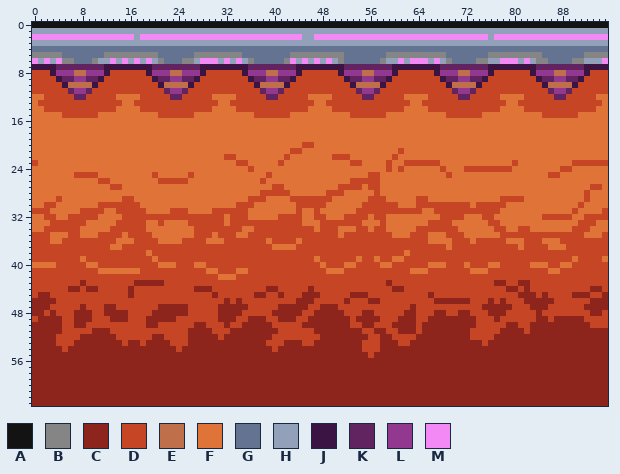
Sprite sheet, stored at новый-игровой-проект/Sprites/Levels/Train/Background/Rails.png. Above: the version before the commit.
The file is 96x64 pixels.
Palette (. is transparent): A #131313  B #858585  C #8e251d  D #c64524  E #bf6f4a  F #e07438  G #657392  H #92a1b9  J #3b1443  K #622461  L #93388f  M #f389f5
After the commit:
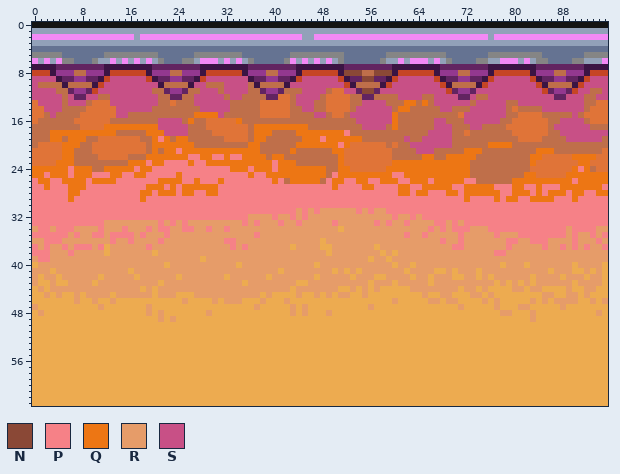
Colours new in this view: N #8a4836  P #f68187  Q #ed7614  R #e69c69  S #c85086
Difference:
colour C: #8e251d -> #edab50
Changed rows in their new state; - is a pixel that keeps its letter.
first column x 0:
 8 ----------------------------------------------------NNN--NNN------------------------------------
 9 SSSS---------SSSSSS----------SSSSSSS---------SSSSSS----NN----SSSSSS----------SSSSSS----------SSS
10 SEEEE-------SSSSSSSSS------SSEEESSSSE------SSSSSSSSS--------SSSSSSSS--------SSSSSSSS--------SSSS
11 SSSSEE-----SSSSSSSSSEE----EESSSESSSSEE----EEESSSSEFFSS-NN-SSSSSSSSSSS-----SSSSSSSSSSS------SSEES
12 SSSSSES--SSEESSSSSSSSEE--EESSSSSESSEEEE--FFESSSSE-FFFEE--EEEESSSSEESSSS--SEESSSSSSSSSSS--SSSEESS
13 -SSSSESSSEFFFSSSSSSSSEEFEEESSSSSSEEEEEFFFFFESSSEEFFFFEESSSSEEEQQEQESSSSSSESSSSSEESSSSSSSSSSSEEF-
14 --SSSEEEEFFFFFSSSSSSEEEEEEEESSSSSEEEEEFFFFFEESSEE-FFFESSSSSSEQQEEEEESSEEESSSSSSE-EEEESSSSSSSEF--
15 --ESEEEEFFF---SSEEEEEEEEEEEQQQQSEEEEEEFFFFFEEEESSE--ESSSSSSSQEEEEEEEEEEFSSSSSSSEE----EEEEESE----
16 -EEEEEE------EEEEEEEESSSSEQEE-----QEEEEEEEEEEEEEEEEEEESSSSSSQEEEEEESSEEESSSSSSEE------EESSSSE---
17 EEEEEEEE----QQQQQQQQQSSSSSEEE-------EQQQQQQQQQEEEEEEEEESSSSEQEEEEEESSSEEESSEEEE-------ESSSSSSEEE
18 EEEQQQQQQQQQQQEEEEEQQQSSSSEEEE------EQQQEEEEQQQQQQQQPEEEEEEEEEEEEESSSSEE-EEEEEEE------EESSSSSSSS
19 EEEQQEQQQEE-------EEQPQEQQEEEEEE----EQQEEEEEEQQQPQQQQQQEEEEEEESEESSSSSEEEEEEEEEEE----EEEESSSSSSE
20 E----QQQEE---------EQQQQQQQEEEEEEEEEQQEEEEEEQQQQQQQPQ------E-EESSSSSSSEEEEEEQQQQEEEEEEEEEEEEEEEE
21 -----QQEEE---------EQEQQPQQQQQQQQQQQQQEEEEEQEEEEEEQQ--------EEEESSSEEEEEQQQEEEEEEEEEQQQEEEEEEEE-
22 -----QQEEEE-----EEEQQQQQQQPPQQPPQPPQQQQEQQEEEEEEEEEQF-------EEEEEQQEEQQQQQEEEEEEEEEQQ-----QQQQ--
23 F---QQQEEEEEEEEEQQQPQQPPPPQPPQQQQQQQQQQQPQQQEEEEEEEQ-FF----FQQQQQQQQQQQQQEEEEEEEEEEQ------FQQFFF
24 QQQQQQPQQQEEQQQQQPQQPPPPPPPPPPPPPQQQPQQQPQQQQQQQQEEQQ------QQQQQQQQQQQQQQEEEEEEEEEE-----FFQPQE--
25 QQPQQQPQQQPPPQQPPQQPPPPPQPPPPPPPPPPPQPPQQQQQQQQQQEPQQQQQQQQQPPQQQQQQQQQQQEEEEEEEEEQQ--FF-QQQQQQQ
26 PQQPPQQQQPQQQQPPPPPPPQQQQPPQPPPQPPPPPPPPQPEQQQQQEPQQPPQQPPQQQPPQQQPQQQQQPPEEEEEEQQQQQQQQQQPQQQQQ
27 PPQPPPQQQPPPPPPPPPPQQQPQPQQQQQQPPPPPPPPPPPPPPPPPPPQPPPPQQPPPPQQPPQQQQQPPQQQQQPPPQQPPQPPPQQQQQQQP
28 PPPPPPQQPPPPPPPPPPQQPQQQPQQPPQQPPPPPPPPPPPPPPPPPPPPPPPPPPPPPPQQPQQPPPQQPQQQQQQPPQQQPQPQQQPQQPPQQ
29 PPPPPPQPPPPPPPPPPPQPPPPPPPPPPPPPPPPPPPPPPPPPPPPPPPPPPPPPPPPPPPPPPPPPPPPPQPPPPQPQQPPQQQQPPPQPPPPP
30 PPPPPPPPPPPPPPPPPPPPPPPPPPPPPPPPPPPPPPPPPPPPPPPPPPPPPPPPPPPPPPPPPPPPPPPPPPPPPPPPPPPPPPPPPPPPPPPP
31 PPPPPPPPPPPPPPPPPPPPPPPPPPPPPPPPPPPPPPPPPPPPRPRPRRRRRRPRPRRPPPPPPPPPPPPPPPPPPPPPPPPPPPPPPPPPPPPP
32 PPPPPPPPPPPPPPPPPPPPPPPPPPPPPPPPPPPPRRRRPRRPRPRRRRRRRRRRRRRRPRRPRPPPPPPPPPPPPPPPPPPPPPPPPPPPPPPP
33 PPPPPPPPPPPPRRRRRRRRRPRPRPRRRRRRRRRPRPRRRPRRPRRRRRPRRRRRRPRPRRPRRRRPPRPRPPPPPPPPPPPPPPPPPPPPPPPP
34 RPPRPPPRRRRPRRRPRRRPRPPRRPPRRPRRPRRRRRRRRRRRRRRRRRRCRRRRRRRRRRRRRRPRPRPPPRRRPPPPPPPPPPPPPRPPPPRR
35 PPPPPPRPRRPPRPPPPRPRRRPRRRRRRRRRRRRRRPRRRRRRRRRRRRRRRRRRRRRRRRPRRPRRRRRPRRRRRPRRRPPPPPPPPRPRRPRP
36 RRPPPRRRRRRRRPRRPRRRRPRRRRRRRRRRPPRRRRRRRRRRRRRRCRRRRRRRRRRRRRRRRRRRPRRPRRRRRRRPPRRPPPRRRRPRRRPR
37 PRPRRPRPPPRPCRRRRRRPRRRRRRRRRRRRRPRPRRRRRRRCRRRRCCRRRRRRRCRRRRRRRRRRRRPPRRRRRRRPRRRRRPRRPRPRPRRP
38 PPPRRRPRRRRRCRRRRRRRCRRRRRRRRRRRRRRRRRRRRRRRRRRRRCRRRRRRRRCRCRRRRRRRRRRRRRRRRPPRRRRRRRRRRRRRRRRR
39 RPPRRRRRRRRRRRRRRRRRRRRRRRRRCRRRRRRRRRRRRRRRRRRRRRRRRRRRCRRCRRRRRRRRRRRRRRRRRRRRRRRRRRRRRRRRRRRR
40 CRRRRRRRRRRRRRRRRRRRRRCRRRRRRRRRRRCRRRRRRRRRRRRCRRRRRRRRRRRRCRRCRRRRRRRRRRRRRRCRRRCRRRRRRRCRRRRC
41 RRRCRRRRRRRRRRRRCRRRRRRRRRRRRRRRRRRRRRRRRCRRRRRRRRCRCRCRRRRRRRCRRRRCCRCRRRCRRRRRRRRRRRCRRRCCRCRC
42 RCRRCRRRRRRCRRRRRCRRRRRRCRRRRRRRCRRRRRRCRRRRRRRCRRRRRCRRRCCRRRRCRRCRRRCCRRCRCRRRRRRCRRRRCRRRCRRC
43 RCCRCCRRRRCRRRRRRRRRR-RRRRRRRRRRRRRCRRRRRRRRCCRRRRRRRRRRCRRRCRRRRRCRRRRRRRRRR-RCR-RCRRRRRRCRRRRC
44 CRCRRRRRRRRRRRRRRRCRCRRRRRRRRRRRRRRRRRRRRRRCRRRRRRRCCRCRCRCC--CRRRRRRRRCRRCRCCC-RR-RRCCCCRCCRR-C
45 C-RCRCCRCRRRRCRRRRRRCRRRCCCRRRRRRRRRRR-RC-CCR--RCRCRR--RCCCCCCCCCR-CRRCCCRRCRCCCC---CRRCCRR-RCC-
46 ----CCCRCCRCCRCCCCCCCCCCCRCCCCRCRRRCCCRCCCRC---CCCCC-CCC--CCRCCCCCRR-RR--CCR-R-CCC-R-R-RRRRCCR-R
47 R--CCCCC-CCR--CCCCCRC-----CCCCC-----CRCCC--R-RCC---CCCCCRCCCCCC-CCCCCCCRCCC--R--CRR---CCRCCC----
48 -RC-CCC---CC----CCCR-R----CCCRC----CCCCC---R-RC--R--CCC--CCCCC--CCC--CC--CCC--RRCCCR-CCCCCCCC-RC
49 C----CC---CCC---CCC--R-RCCCCCCC---CC---CC---CC-------C----CCC---CC--------CCC-CCCCCR--C-----CCCC
50 -----CC--CCCCCCCCCC--CCCCCC--CCC-CC-----CCCCC--------CC--CCC----C---------CCCCC--CC----------CCC
51 -----CCCCC---CCCCCCCCCCCCC----CCC--------CCCCCC--------CC--CC---C--------CCCCC----C-------------
52 ----CCCC------CCCCCC--CCCC-----C--------CCCCCCCC--------CC--CCCC---------CCCC-------------------
53 ----CCC--------C--C----CCC-------------CCC---CC--------CCC---CC------------C--------------------
54 -----C------------------C---------------C--------------CCC--------------------------------------
55 --------------------------------------------------------C---------------------------------------
Boxes around the changes in both pictures, in picture pixels (x1, y1, x2, y2):
changed: (32, 70, 608, 406)
